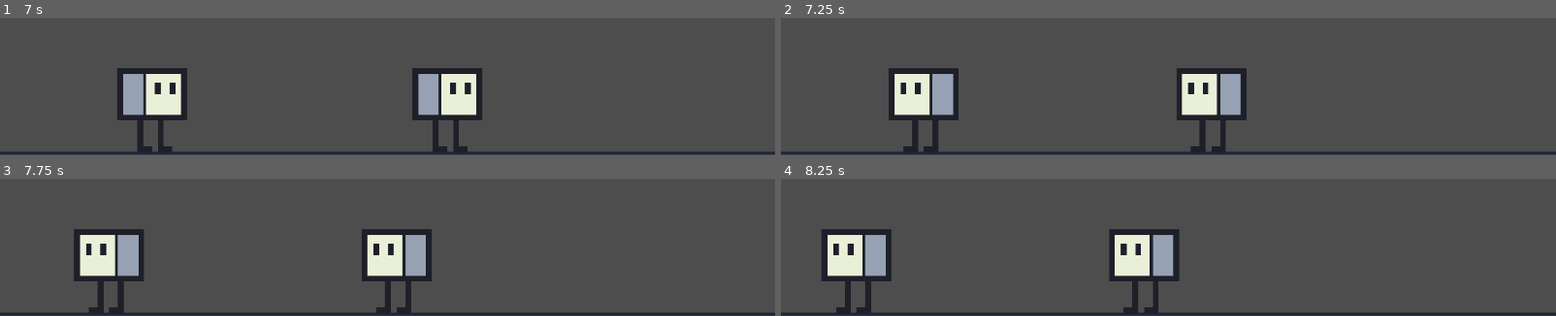
Above: before the commit, frames 1-4 (two rows, left to right).
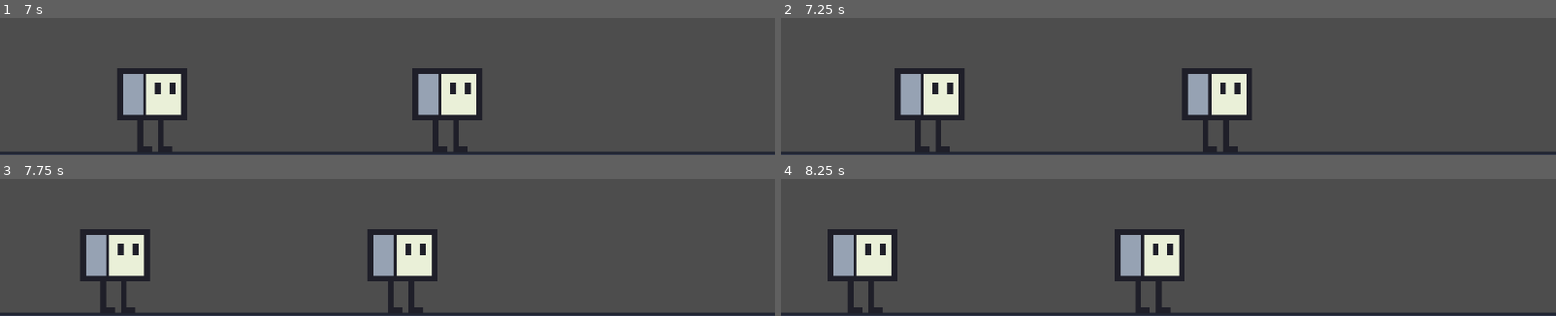
Above: after the commit, the same moments.

Repository: napstyy/This-Is-Not-A-Strange-Place
Game: Godot game, scene res://scenes/TestArea.tscn
The game is run twice, just before and just after one commit, with the same random seed, the same clock (stepped at 60 frames per second) and the same inputs. The engine's default icon, where the game draws it, is replaced by a stand-in: a white triangle on a blue panel in a dark square.
Inputs (mouse positions are in pixels of both pictures, inside the frame that each line leads up to):
- Up to frame 1 (7 s): move the mouse to (outside the picture) at 0.52 s; click (outside the picture) at 0.67 s; tap Enter at 1.25, 2.75, 4.25 s; drag from (outside the picture) to (348, 24) at 1.27 s; tap Space at 2, 3.5 s; move the mouse to (outside the picture) at 2.02 s; click (outside the picture) at 2.17 s; drag from (348, 24) to (outside the picture) at 2.77 s; move the mouse to (outside the picture) at 3.52 s; click (outside the picture) at 3.67 s; drag from (outside the picture) to (outside the picture) at 4.27 s; move the mouse to (outside the picture) at 5.02 s; click (outside the picture) at 5.17 s; drag from (outside the picture) to (outside the picture) at 5.77 s; move the mouse to (outside the picture) at 6.52 s; click (outside the picture) at 6.67 s
- Up to frame 2 (7.25 s): no input
- Up to frame 3 (7.75 s): drag from (outside the picture) to (348, 185) at 7.27 s
- Up to frame 4 (8.25 s): move the mouse to (outside the picture) at 8.02 s; click (outside the picture) at 8.17 s

Frame 1 is identical in both runs. In frame 2, 6.6% of the frame differs, in the area x 13-61%, y 36-98%; in frame 3, 6.6%; in frame 4, 6.7%, in the area x 5-53%, y 36-98%.

Commit message:
Added Torch and TorchRoom

Diff:
--- /dev/null
+++ b/prefabs/Torch.tscn
@@ -0,0 +1,21 @@
+[gd_scene format=3 uid="uid://c0gm1tgqmhqlh"]
+
+[ext_resource type="Script" uid="uid://cikc3ihxmt272" path="res://scripts/Torch.gd" id="1_hl714"]
+[ext_resource type="Texture2D" uid="uid://by4suideexthj" path="res://assets/Circular 1 - 128x128.png" id="2_gspwy"]
+
+[sub_resource type="CircleShape2D" id="CircleShape2D_2o12b"]
+
+[node name="Torch" type="RigidBody2D" unique_id=1509374204]
+input_pickable = true
+script = ExtResource("1_hl714")
+
+[node name="PointLight2D" type="PointLight2D" parent="." unique_id=2067323248]
+energy = 1.38
+blend_mode = 2
+texture = ExtResource("2_gspwy")
+height = 1.0
+
+[node name="CollisionShape2D" type="CollisionShape2D" parent="." unique_id=55226187]
+rotation = 3.1415927
+scale = Vector2(2.658398, 2.658398)
+shape = SubResource("CircleShape2D_2o12b")
--- a/scenes/TorchRoom.tscn
+++ b/scenes/TorchRoom.tscn
@@ -1,14 +1,20 @@
 [gd_scene format=3 uid="uid://dh88on2b31yws"]
 
 [ext_resource type="Texture2D" uid="uid://bk16xff7vslyh" path="res://icon.svg" id="1_ovom5"]
+[ext_resource type="Script" uid="uid://cikc3ihxmt272" path="res://scripts/Torch.gd" id="2_1ub2o"]
+[ext_resource type="Texture2D" uid="uid://by4suideexthj" path="res://assets/Circular 1 - 128x128.png" id="2_2o12b"]
+[ext_resource type="Texture2D" uid="uid://b77v2ldoivfku" path="res://assets/all-current-posters-v0-evzgpsbdd5jg1.webp" id="4_dscsm"]
+[ext_resource type="PackedScene" uid="uid://c0gm1tgqmhqlh" path="res://prefabs/Torch.tscn" id="5_sv3j7"]
 
 [sub_resource type="RectangleShape2D" id="RectangleShape2D_2o12b"]
 size = Vector2(130.64426, 124)
 
+[sub_resource type="CircleShape2D" id="CircleShape2D_2o12b"]
+
 [node name="TorchRoom" type="Node2D" unique_id=5330240]
 
 [node name="StaticBody2D" type="StaticBody2D" parent="." unique_id=905524752]
-position = Vector2(583, 707)
+position = Vector2(586, 707)
 scale = Vector2(15.125, 1)
 
 [node name="Sprite2D" type="Sprite2D" parent="StaticBody2D" unique_id=1786651310]
@@ -18,3 +24,33 @@
 position = Vector2(0, -1)
 scale = Vector2(0.99999994, 0.99999994)
 shape = SubResource("RectangleShape2D_2o12b")
+
+[node name="Light" type="RigidBody2D" parent="." unique_id=1506880443]
+position = Vector2(145, 476)
+input_pickable = true
+script = ExtResource("2_1ub2o")
+
+[node name="PointLight2D" type="PointLight2D" parent="Light" unique_id=566860490]
+energy = 1.38
+blend_mode = 2
+texture = ExtResource("2_2o12b")
+height = 1.0
+
+[node name="CollisionShape2D" type="CollisionShape2D" parent="Light" unique_id=1384004606]
+rotation = 3.1415927
+scale = Vector2(2.658398, 2.658398)
+shape = SubResource("CircleShape2D_2o12b")
+
+[node name="CanvasModulate" type="CanvasModulate" parent="." unique_id=1337817144]
+color = Color(0, 0, 0, 1)
+
+[node name="AllCurrentPostersV0Evzgpsbdd5Jg1" type="Sprite2D" parent="." unique_id=200384428]
+position = Vector2(610, 342.00003)
+scale = Vector2(1.5799179, 0.7081379)
+texture = ExtResource("4_dscsm")
+
+[node name="Torch" parent="." unique_id=1509374204 instance=ExtResource("5_sv3j7")]
+position = Vector2(901, 422)
+
+[node name="Torch2" parent="." unique_id=966111193 instance=ExtResource("5_sv3j7")]
+position = Vector2(459, 294)
--- a/scripts/SquareMovement.gd
+++ b/scripts/SquareMovement.gd
@@ -11,32 +11,27 @@
 var timer := 0.0
 
 func _ready():
-	randomize()
 	pick_new_state()
 
 func _physics_process(delta):
 	# Apply gravity
 	if not is_on_floor():
 		velocity.y += get_gravity().y * delta
-	else:
-		velocity.y = 0
 
-	# Timer for switching states
 	timer -= delta
+
 	if timer <= 0:
 		pick_new_state()
 
-	# Movement
 	if state == "walk":
 		velocity.x = direction * speed
 	else:
 		velocity.x = 0
 
-	# Flip sprite
-	if direction != 0:
-		$Sprite2D.flip_h = direction < 0
+
 
 	move_and_slide()
+
 
 func pick_new_state():
 	if randi() % 2 == 0:
--- /dev/null
+++ b/scripts/Torch.gd
@@ -0,0 +1,15 @@
+extends RigidBody2D
+
+var dragging := false
+
+func _input_event(viewport, event, shape_idx):
+	if event is InputEventMouseButton:
+		if event.pressed:
+			dragging = true
+		else:
+			dragging = false
+
+func _physics_process(delta):
+	if dragging:
+		linear_velocity = Vector2.ZERO
+		global_position = get_global_mouse_position()
Binary file added: assets/Circular 1 - 128x128.png
Not shown, added: assets/Circular 1 - 128x128.png.import
Binary file added: assets/all-current-posters-v0-evzgpsbdd5jg1.webp
Not shown, added: assets/all-current-posters-v0-evzgpsbdd5jg1.webp.import
Not shown, added: scripts/Torch.gd.uid
Not shown, added: assets/modern-abstract-dark-violate-pink-background_84443-2788.avif
